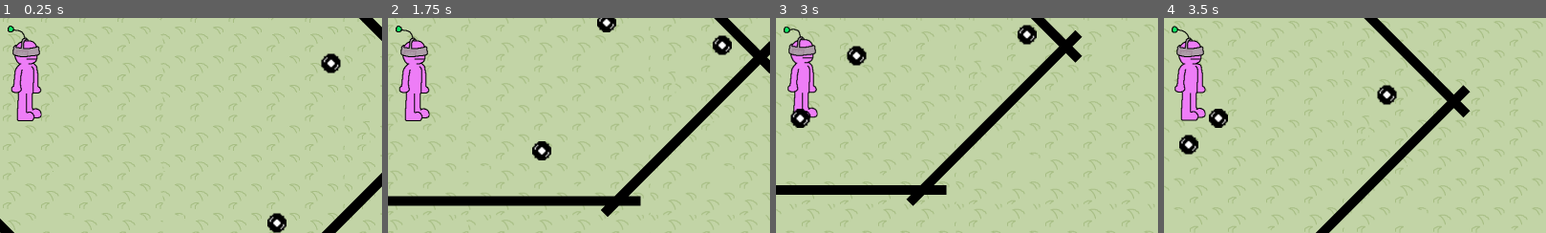
Above: before the commit, frames 1-4 (left to right).
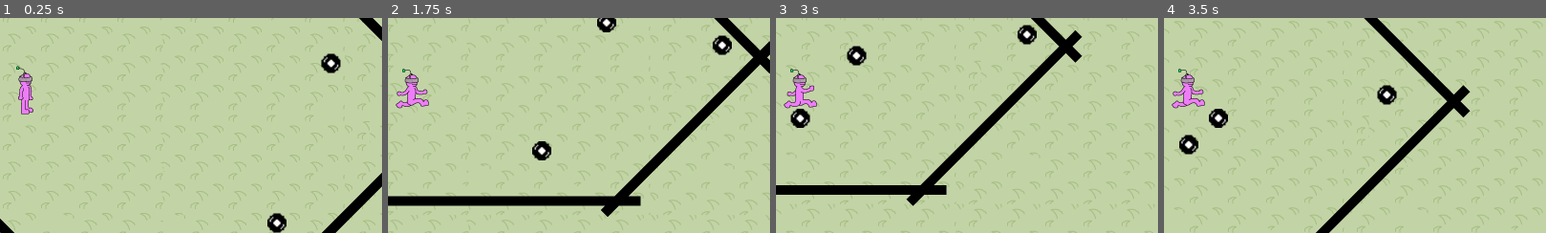
Above: after the commit, the same moments.

Repository: Avantir-Chaosfire/WetBlueberry_GMTK-Jam-2020
Game: Godot game, scene res://scene/world/World.tscn
Two runs of this game, one before a commit and one after it. Both use one fixed random seed, a clock stepped at 60 frames per second and the inputs below.
Inputs:
- Up to frame 1 (0.25 s): no input
- Up to frame 2 (1.75 s): hold D (move_right) 0.53-1.28 s; hold S (move_down) from 1.28 s (still down)
- Up to frame 3 (3 s): release S (move_down) at 2.03 s; hold D (move_right) 2.03-2.78 s; hold W (move_up) from 2.78 s (still down)
- Up to frame 4 (3.5 s): keep holding W (move_up)
The pictures show only the part of the screen within x 47-97%, y 29-79%; the shares and areas given below are measured in that part.

The runs differ from the first frame. In frame 1, 2.1% of the frame differs, in the area x 2-11%, y 3-48%; in frame 2, 2.4%; in frame 3, 2.1%; in frame 4, 2.4%.

Commit message:
Incorporates player walking animation

Diff:
--- a/scene/object/player/Body.gd
+++ b/scene/object/player/Body.gd
@@ -1,8 +1,11 @@
 extends KinematicBody2D
 
 onready var animationPlayer = get_node("AnimationPlayer")
+onready var sprite = get_node("Sprite")
 
 const MovementSpeed = 230
+
+var isMoving = false
 
 func _ready():
 	animationPlayer.play("Idle")
@@ -19,5 +22,17 @@
 		inputVector.y += 1
 	move_and_slide(inputVector.normalized() * MovementSpeed)
 
+	if not isMoving and inputVector.length() > 0:
+		isMoving = true
+		animationPlayer.play("Walking")
+	elif isMoving and not inputVector.length() > 0:
+		isMoving = false
+		animationPlayer.play("Idle")
+
+	if inputVector.x < 0:
+		sprite.scale.x = -0.5
+	elif inputVector.x > 0:
+		sprite.scale.x = 0.5
+
 func getGlobalPosition():
 	return to_global(Vector2())
--- a/scene/object/player/Player.tscn
+++ b/scene/object/player/Player.tscn
@@ -1,15 +1,21 @@
-[gd_scene load_steps=8 format=2]
+[gd_scene load_steps=15 format=2]
 
 [ext_resource path="res://sprite/idle/3.png" type="Texture" id=1]
 [ext_resource path="res://scene/object/player/Body.gd" type="Script" id=2]
 [ext_resource path="res://sprite/idle/2.png" type="Texture" id=3]
 [ext_resource path="res://sprite/idle/1.png" type="Texture" id=4]
+[ext_resource path="res://sprite/walk/walk1.png" type="Texture" id=5]
+[ext_resource path="res://sprite/walk/walk2.png" type="Texture" id=6]
+[ext_resource path="res://sprite/walk/walk4.png" type="Texture" id=7]
+[ext_resource path="res://sprite/walk/walk5.png" type="Texture" id=8]
+[ext_resource path="res://sprite/walk/walk6.png" type="Texture" id=9]
+[ext_resource path="res://sprite/walk/walk3.png" type="Texture" id=10]
 
 [sub_resource type="CircleShape2D" id=1]
 
 [sub_resource type="SpriteFrames" id=2]
 animations = [ {
-"frames": [ ExtResource( 4 ), ExtResource( 3 ), ExtResource( 1 ) ],
+"frames": [ ExtResource( 4 ), ExtResource( 3 ), ExtResource( 1 ), ExtResource( 5 ), ExtResource( 6 ), ExtResource( 10 ), ExtResource( 7 ), ExtResource( 8 ), ExtResource( 9 ) ],
 "loop": true,
 "name": "default",
 "speed": 5.0
@@ -33,6 +39,24 @@
 "values": [ 0, 1, 2 ]
 }
 
+[sub_resource type="Animation" id=4]
+resource_name = "Walking"
+length = 0.9
+loop = true
+step = 0.0166667
+tracks/0/type = "value"
+tracks/0/path = NodePath("Sprite:frame")
+tracks/0/interp = 1
+tracks/0/loop_wrap = true
+tracks/0/imported = false
+tracks/0/enabled = true
+tracks/0/keys = {
+"times": PoolRealArray( 0, 0.15, 0.3, 0.45, 0.6, 0.75 ),
+"transitions": PoolRealArray( 1, 1, 1, 1, 1, 1 ),
+"update": 1,
+"values": [ 8, 3, 4, 5, 6, 7 ]
+}
+
 [node name="Player" type="Node2D"]
 
 [node name="Body" type="KinematicBody2D" parent="."]
@@ -41,15 +65,17 @@
 script = ExtResource( 2 )
 
 [node name="Hitbox" type="CollisionShape2D" parent="Body"]
-scale = Vector2( 3, 3 )
+scale = Vector2( 1.5, 1.5 )
 shape = SubResource( 1 )
 
 [node name="Camera" type="Camera2D" parent="Body"]
 current = true
 
 [node name="Sprite" type="AnimatedSprite" parent="Body"]
-position = Vector2( 0, -70 )
+position = Vector2( 0, -35 )
+scale = Vector2( 0.5, 0.5 )
 frames = SubResource( 2 )
 
 [node name="AnimationPlayer" type="AnimationPlayer" parent="Body"]
 anims/Idle = SubResource( 3 )
+anims/Walking = SubResource( 4 )
Not shown, added: sprite/walk/walk1.png.import
Not shown, added: sprite/walk/walk2.png.import
Not shown, added: sprite/walk/walk3.png.import
Not shown, added: sprite/walk/walk4.png.import
Not shown, added: sprite/walk/walk5.png.import
Not shown, added: sprite/walk/walk6.png.import
